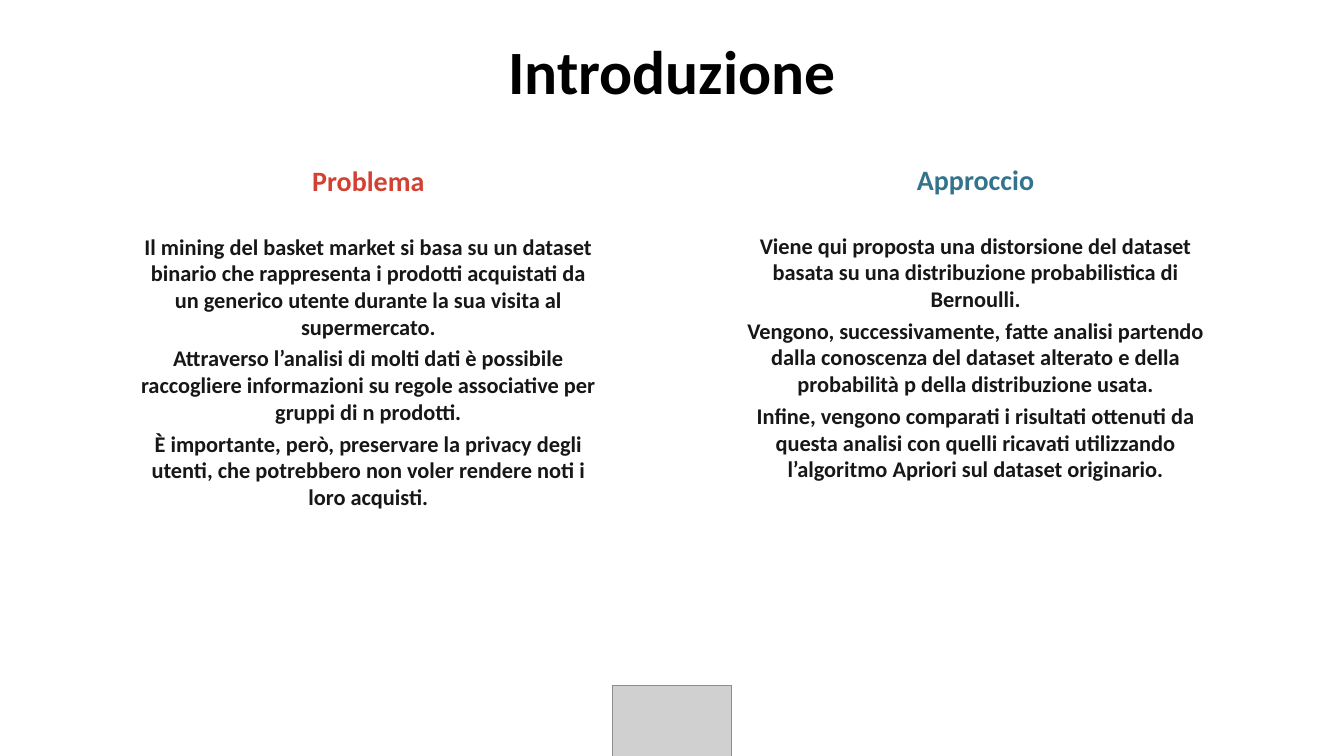
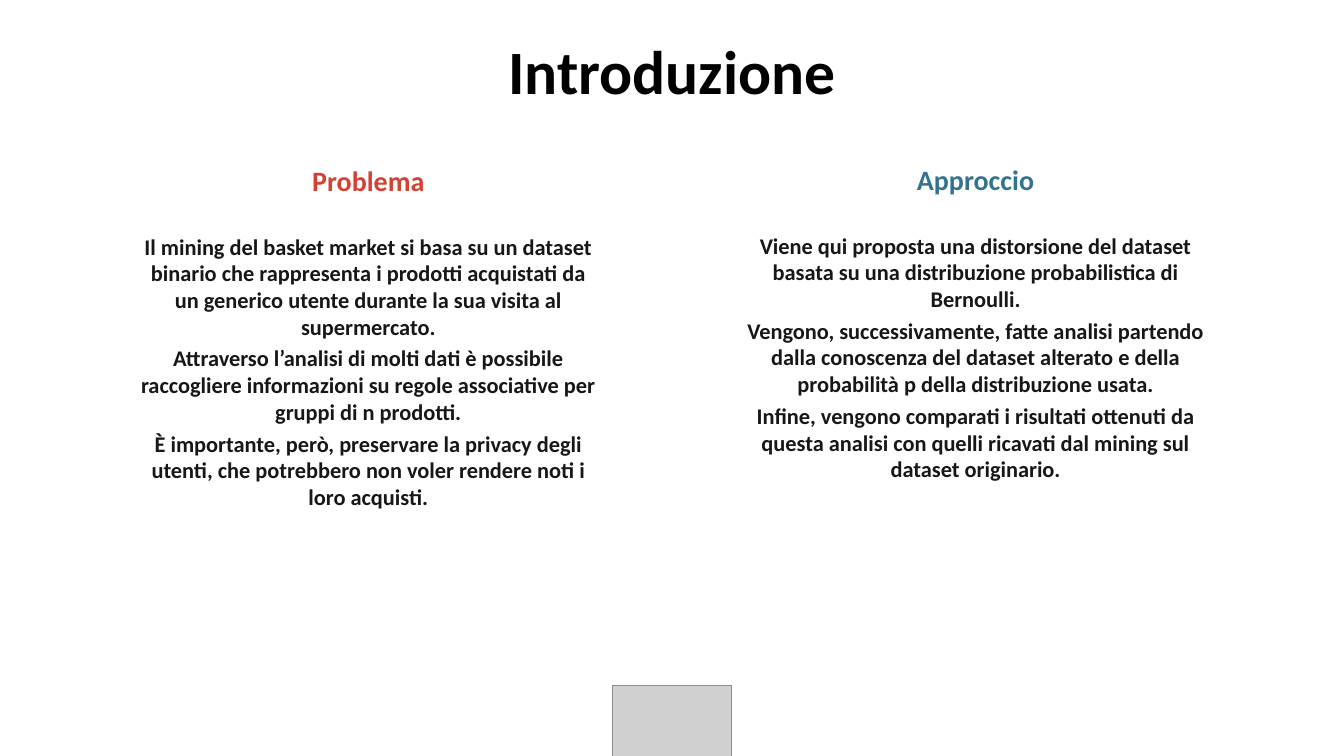
Before and after one commit to jf994/DataProtectionProject, a slide deck: slide 2 of docs/Presentazione.pptx. Drawn at 1344x756 pixels with LibreOffice and Linux fonts; fonts in the diff are those of the drawing; grey boxes stand for pictures; background and template pictures are left out. Boxes give left, top, right and bottom in pixels: in the first picture for what was removed or moved away, otherwise in the second. Text is boxed around its words. In the diff, an @@ line names an element or a change of style, - is before the commit and + after.

```diff
--- a/docs/Presentazione.pptx
+++ b/docs/Presentazione.pptx
@@ text at bbox=[757, 408, 1194, 481]: text changed @@
-Infine, vengono comparati i risultati ottenuti da questa analisi con quelli ricavati utilizzando l’algoritmo Apriori sul dataset originario.
+Infine, vengono comparati i risultati ottenuti da questa analisi con quelli ricavati dal mining sul dataset originario.
```
Also in this commit, not shown: 1 other file.
